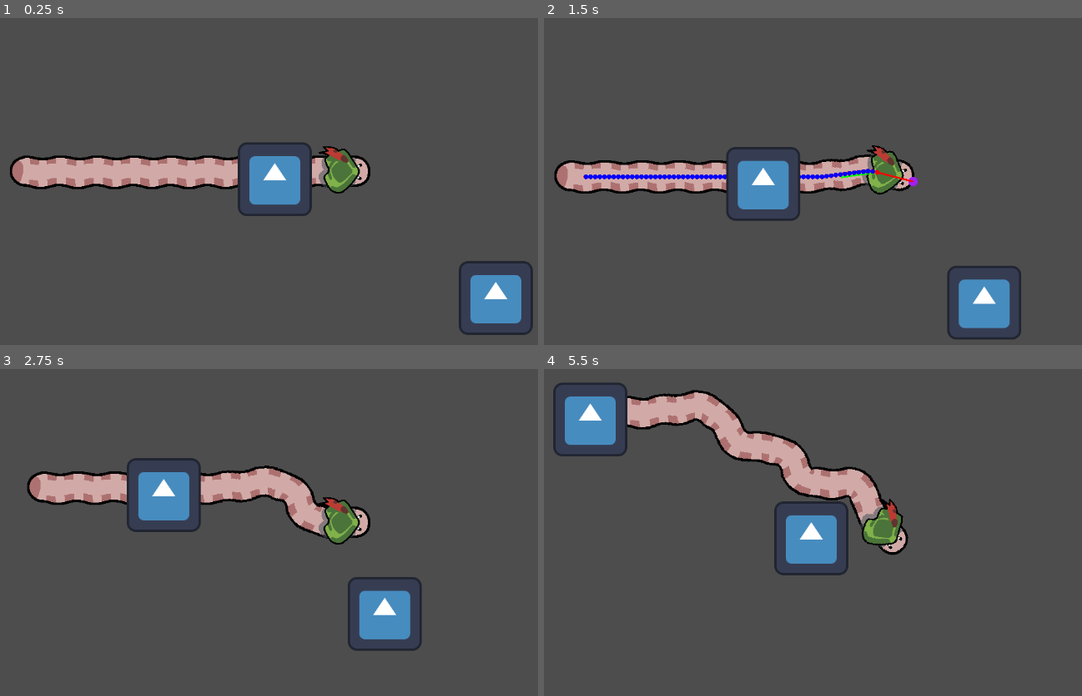
Above: before the commit, frames 1-4 (two rows, left to right).
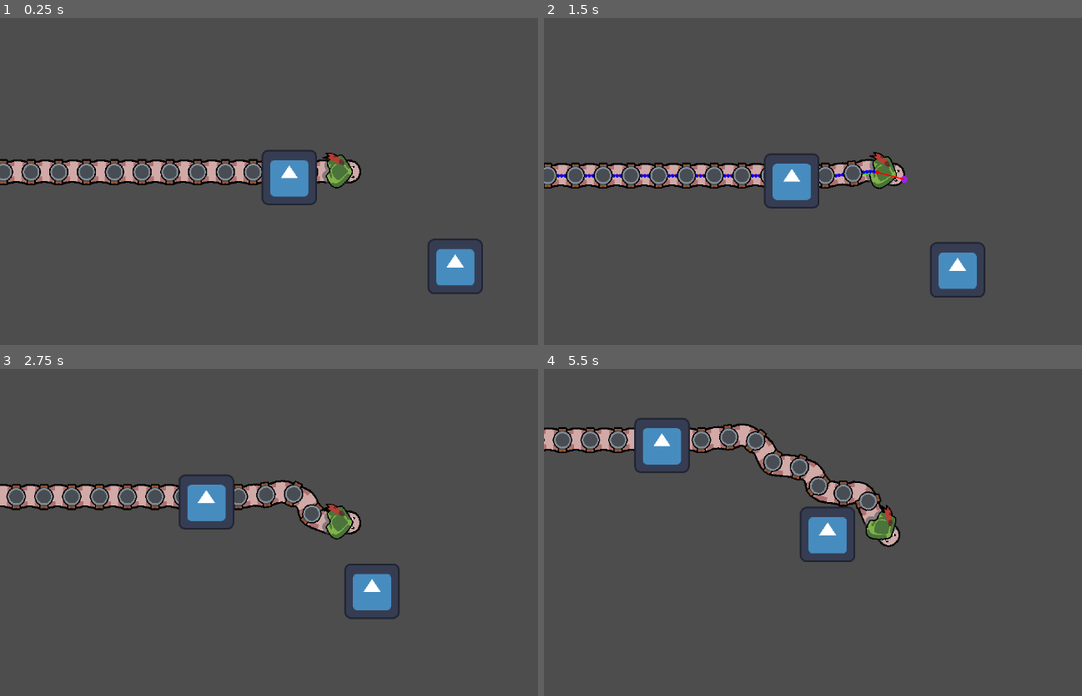
Above: after the commit, the same moments.

Repository: Justuna/worm-odyssey
Game: Godot game, scene res://scenes/tests/worm_test.tscn
Same seed, same stepped clock (60 frames per second), same inputs: the game is played once before the commit and once after it. The engine's default icon, where the game draws it, is replaced by a stand-in: a white triangle on a blue panel in a dark square.
Inputs (mouse positions are in pixels of both pictures, inside the frame that each line leads up to):
- Up to frame 1 (0.25 s): no input
- Up to frame 2 (1.5 s): tap Enter at 0.5 s; move the mouse to (1022, 152) at 0.52 s; hold D 0.53-1.28 s; click (1022, 152) at 0.67 s; move the mouse to (743, 191) at 1.27 s
- Up to frame 3 (2.75 s): move the mouse to (398, 440) at 2.02 s; hold D from 2.03 s (still down)
- Up to frame 4 (5.5 s): move the mouse to (845, 597) at 2.77 s; click (845, 597) at 2.92 s; move the mouse to (1076, 578) at 3.52 s; release D at 3.53 s; move the mouse to (678, 467) at 4.27 s; move the mouse to (909, 522) at 5.02 s; click (909, 522) at 5.17 s

The runs differ from the first frame. In frame 1, 8.7% of the frame differs, in the area x 0-100%, y 38-97%; in frame 2, 9.0%; in frame 3, 9.7%; in frame 4, 11%, in the area x 0-68%, y 4-64%.

Commit message:
Add worm segments

Diff:
--- /dev/null
+++ b/assets/shaders/outline.gdshader
@@ -0,0 +1,39 @@
+shader_type canvas_item;
+render_mode unshaded;
+
+const vec2 OFFSETS[8] = {
+	vec2(-1, -1), vec2(-1, 0), vec2(-1, 1), vec2(0, -1), vec2(0, 1),
+	vec2(1, -1), vec2(1, 0), vec2(1, 1)
+};
+
+uniform float line_thickness : hint_range(0.0, 10.0);
+uniform vec4 line_color : source_color = vec4(1.0);
+uniform sampler2D screen_texture : hint_screen_texture, repeat_disable, filter_nearest;
+
+void fragment() {
+	// Get the size of the pixels on screen, and create a variable for out outline
+	vec2 size = line_thickness * SCREEN_PIXEL_SIZE;
+	float outline = 0.0;
+
+	// Project in each direction, and add up the alpha of each projection.
+	// This is similar to picking a point, hit testing in 8 directions, and
+	// returning true if the hit test works
+	for (int i = 0; i < OFFSETS.length(); i++) {
+		vec2 coordinate_offset = SCREEN_UV + size * OFFSETS[i];
+		outline += texture(screen_texture, coordinate_offset).a;
+	}
+
+	// Force outline to 1 or 0
+	outline = sign(outline);
+
+	// Get the texture from the screen
+	vec4 c = texture(screen_texture, SCREEN_UV);
+
+	// If the alpha exists at least a little bit, amplify the colors.
+	// This ensures alpha and colors remain precise even when reading from screen.
+	if (c.a > 0.0001) {
+		c.rgb /= c.a;
+	}
+
+	COLOR = mix(c, line_color, outline - c.a);
+}
--- /dev/null
+++ b/prefabs/equipment/bow_equipment.tscn
@@ -0,0 +1,10 @@
+[gd_scene load_steps=3 format=3 uid="uid://bjr3gnlplvacv"]
+
+[ext_resource type="Script" path="res://scripts/equipment/equipment.gd" id="1_yruca"]
+[ext_resource type="Texture2D" uid="uid://b00b8obwj0107" path="res://assets/art/segments/bow_turret.png" id="3_75p34"]
+
+[node name="BowEquipment" type="Node2D"]
+script = ExtResource("1_yruca")
+
+[node name="Bow" type="Sprite2D" parent="."]
+texture = ExtResource("3_75p34")
--- a/prefabs/worm/worm.tscn
+++ b/prefabs/worm/worm.tscn
@@ -22,6 +22,7 @@
 joint_mode = 2
 
 [node name="WormHead" type="CharacterBody2D" parent="."]
+position = Vector2(-20, 180)
 motion_mode = 1
 
 [node name="CollisionShape2D" type="CollisionShape2D" parent="WormHead"]
@@ -36,20 +37,24 @@
 
 [node name="WormTail" type="Sprite2D" parent="."]
 z_index = -5
-position = Vector2(92, 25)
+position = Vector2(36, 102)
 texture = ExtResource("3_g1otc")
 offset = Vector2(-32, 0)
 
-[node name="WormController" type="Node2D" parent="." node_paths=PackedStringArray("line_2D", "worm_head", "worm_tail", "camera")]
+[node name="WormController" type="Node2D" parent="." node_paths=PackedStringArray("line_2D", "worm_head", "worm_tail", "camera", "segments_container")]
 script = ExtResource("1_7wfu0")
 line_2D = NodePath("../Line2D")
 worm_head = NodePath("../WormHead")
 worm_tail = NodePath("../WormTail")
 worm_segment_prefab = ExtResource("2_lv01b")
 camera = NodePath("../Camera2D")
+segments_container = NodePath("../WormSegments")
 
 [node name="PlayerWormInput" type="Node2D" parent="." node_paths=PackedStringArray("worm_controller")]
 script = ExtResource("3_go58p")
 worm_controller = NodePath("../WormController")
 
 [node name="Camera2D" type="Camera2D" parent="."]
+zoom = Vector2(0.75, 0.75)
+
+[node name="WormSegments" type="Node2D" parent="."]
--- a/prefabs/worm/worm_segment.tscn
+++ b/prefabs/worm/worm_segment.tscn
@@ -1,17 +1,26 @@
-[gd_scene load_steps=4 format=3 uid="uid://df0c367funl53"]
+[gd_scene load_steps=5 format=3 uid="uid://df0c367funl53"]
 
 [ext_resource type="Script" path="res://scripts/worm/worm_segment.gd" id="1_44kv3"]
-[ext_resource type="Texture2D" uid="uid://dh68bsojeg13w" path="res://icon.svg" id="2_b6an7"]
+[ext_resource type="Texture2D" uid="uid://cqsjwv7i833mh" path="res://assets/art/segments/strap.png" id="3_rg1sj"]
+[ext_resource type="Shader" path="res://assets/shaders/outline.gdshader" id="4_rbxe0"]
 
-[sub_resource type="CircleShape2D" id="CircleShape2D_jar47"]
-radius = 49.0102
+[sub_resource type="ShaderMaterial" id="ShaderMaterial_u7npg"]
+shader = ExtResource("4_rbxe0")
+shader_parameter/line_thickness = 2.0
+shader_parameter/line_color = Color(0, 0.839216, 0.0117647, 1)
 
-[node name="WormSegment" type="CharacterBody2D"]
+[node name="WormSegment" type="Node2D" node_paths=PackedStringArray("canvas_group")]
 script = ExtResource("1_44kv3")
+canvas_group = NodePath("CanvasGroup")
+x_color = Color(0.113725, 0.529412, 0.866667, 1)
+y_color = Color(0.905882, 0.803922, 0.129412, 1)
+b_color = Color(0.894118, 0.176471, 0.176471, 1)
+a_color = Color(0.152941, 0.886275, 0.180392, 1)
 
-[node name="Sprite2D" type="Sprite2D" parent="."]
-scale = Vector2(0.765625, 0.765625)
-texture = ExtResource("2_b6an7")
+[node name="CanvasGroup" type="CanvasGroup" parent="."]
+material = SubResource("ShaderMaterial_u7npg")
 
-[node name="CollisionShape2D" type="CollisionShape2D" parent="."]
-shape = SubResource("CircleShape2D_jar47")
+[node name="SlotVisuals" type="Node2D" parent="CanvasGroup"]
+
+[node name="SlotSprite" type="Sprite2D" parent="CanvasGroup/SlotVisuals"]
+texture = ExtResource("3_rg1sj")
--- /dev/null
+++ b/scripts/equipment/equipment.gd
@@ -0,0 +1,29 @@
+extends Node2D
+class_name Equipment
+
+
+enum Direction {
+	UP,
+	DOWN,
+	LEFT,
+	RIGHT,
+}
+
+
+signal active_used
+# Worm that the equipment is attached to
+var worm: Node2D
+# WormSegment that the equipment is attached to
+var segment: WormSegment
+# Direction of the equipment
+var direction: Direction
+
+
+func construct(_worm: Node2D, _segment: WormSegment, _direction: Direction):
+	worm = _worm
+	segment = _segment
+	direction = _direction
+
+
+func use_active():
+	active_used.emit()
--- a/scripts/worm/worm_controller.gd
+++ b/scripts/worm/worm_controller.gd
@@ -4,7 +4,7 @@
 
 @export var direction: Vector2
 @export var speed: float = 100
-@export var segment_count: int = 8
+@export var segment_count: int = 32
 @export var visual_segments_per_segment: int = 8
 @export var visual_segment_count: int = 8
 @export var visual_segment_length: float = 8
@@ -35,6 +35,7 @@
 @export var worm_tail: Node2D
 @export var worm_segment_prefab: PackedScene
 @export var camera: Camera2D
+@export var segments_container: Node2D
 
 var _fixed_visual_segment_positions: Array[Vector2]
 var _visual_segment_positions: PackedVector2Array
@@ -42,11 +43,14 @@
 var _head_direction: Vector2
 var _prev_debug_draw: bool
 
+
 func _ready():
 	segments = []
 	visual_segment_count = segment_count * visual_segments_per_segment
 	for i in range(segment_count):
-		segments.append(worm_segment_prefab.instantiate() as WormSegment)
+		var segment_inst = worm_segment_prefab.instantiate() as WormSegment
+		segments_container.add_child(segment_inst)
+		segments.append(segment_inst)
 	_fixed_visual_segment_positions = []
 	var curr_segment_pos: Vector2 = global_position
 	worm_head.global_position = global_position
@@ -55,6 +59,7 @@
 		curr_segment_pos.x -= visual_segment_length
 	_visual_segment_positions = PackedVector2Array(_fixed_visual_segment_positions)
 	line_2D.points = PackedVector2Array(_fixed_visual_segment_positions)
+
 
 func _process(delta):
 	# Adds fixed points to _fixed_visual_segment_positions every time the worm moves a distance of visual_segement_length
@@ -91,6 +96,9 @@
 	worm_tail.global_position = _visual_segment_positions[0]
 	worm_tail.rotation = (_visual_segment_positions[1] - _visual_segment_positions[0]).angle()
 	worm_head.rotation = (_visual_segment_positions[_visual_segment_positions.size() - 2] - _visual_segment_positions[_visual_segment_positions.size() - 1]).angle() + PI
+	for i in range(segments.size()):
+		segments[i].global_position = _visual_segment_positions[i * visual_segments_per_segment]
+		segments[i].global_rotation = segments[i].global_position.angle_to_point(_visual_segment_positions[i * visual_segments_per_segment + 1])
 
 	# Debug draw
 	if debug_draw:
@@ -99,6 +107,7 @@
 		if not debug_draw:
 			queue_redraw()
 		_prev_debug_draw = debug_draw
+
 
 func _draw():
 	if debug_draw:
--- a/scripts/worm/worm_segment.gd
+++ b/scripts/worm/worm_segment.gd
@@ -1,12 +1,76 @@
-extends CharacterBody2D
+extends Node2D
 class_name WormSegment
 
 
-# Called when the node enters the scene tree for the first time.
-func _ready():
-	pass # Replace with function body.
+enum Binding {
+	NONE,
+	X_BUTTON,
+	Y_BUTTON,
+	B_BUTTON,
+	A_BUTTON
+}
 
 
-# Called every frame. 'delta' is the elapsed time since the previous frame.
-func _process(delta):
-	pass
+var worm: Node2D
+var equipment: Equipment
+
+@export var canvas_group: CanvasGroup
+@export var x_color: Color
+@export var y_color: Color
+@export var b_color: Color
+@export var a_color: Color
+@export var binding: Binding :
+	get:
+		return _binding
+	set(value):
+		_binding = value
+		_update_binding_visuals()
+
+var _binding: Binding
+@onready var BINDING_TO_COLOR: Dictionary = {
+	Binding.NONE: Color.TRANSPARENT,
+	Binding.X_BUTTON: x_color,
+	Binding.Y_BUTTON: y_color,
+	Binding.B_BUTTON: b_color,
+	Binding.A_BUTTON: a_color,
+}
+
+
+func _ready():
+	_update_binding_visuals()
+
+
+func construct(_worm: Node2D):
+	worm = _worm
+
+
+## Tries to add _equipment to this segment. If this segment already has
+## an equipment, then the old equipment is returned
+func add_equipment(_equipment: Equipment, direction: Equipment.Direction) -> Equipment:
+	var old_equipment = null
+	if equipment != null:
+		old_equipment = remove_equipment()
+	equipment = _equipment
+	equipment.reparent(canvas_group)
+	equipment.global_position = global_position
+	equipment.construct(worm, self, direction)
+	_update_binding_visuals()
+	return old_equipment
+
+
+func remove_equipment() -> Equipment:
+	equipment.reparent(null)
+	var old_equipment = equipment
+	equipment = null
+	_update_binding_visuals()
+	return old_equipment
+
+
+func use_active():
+	equipment.use_active()
+
+
+func _update_binding_visuals():
+	if canvas_group:
+		var binding_color = BINDING_TO_COLOR[_binding]
+		(canvas_group.material as ShaderMaterial).set_shader_parameter("line_color", binding_color)
Binary file added: assets/art/fx/16_circle_fx.png
Not shown, added: assets/art/fx/16_circle_fx.png.import
Binary file added: assets/art/fx/32_circle_fx.png
Not shown, added: assets/art/fx/32_circle_fx.png.import
Binary file added: assets/art/fx/64_circle_fx.png
Not shown, added: assets/art/fx/64_circle_fx.png.import
Binary file added: assets/art/fx/64_star_fx.png
Not shown, added: assets/art/fx/64_star_fx.png.import
Binary file added: assets/art/fx/8_circle_fx.png
Not shown, added: assets/art/fx/8_circle_fx.png.import
Binary file added: assets/art/fx/96_circle_fx.png
Not shown, added: assets/art/fx/96_circle_fx.png.import
(and 10 more such lines)
